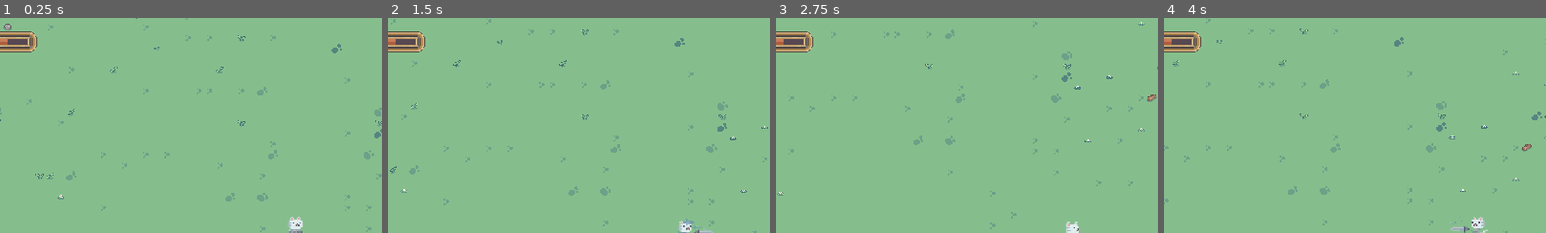
Above: before the commit, frames 1-4 (left to right).
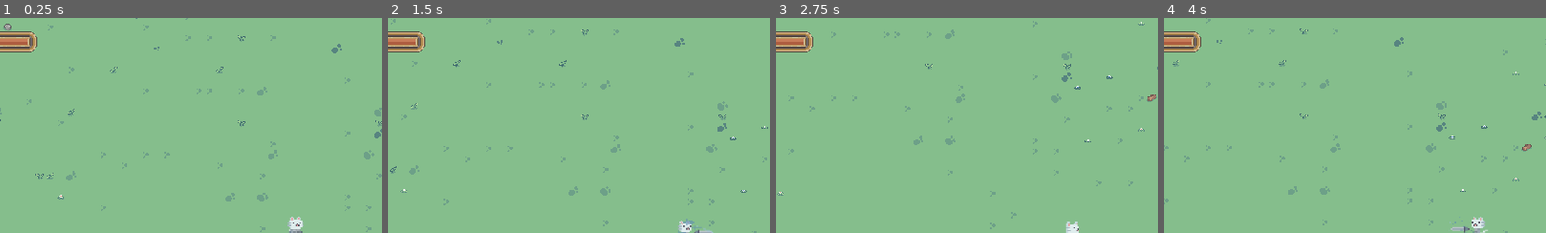
Above: after the commit, the same moments.

Repository: nesouro/cat-attack
Game: Godot game, scene res://scenes/main.tscn
Two runs of this game, one before a commit and one after it. Both use one fixed random seed, a clock stepped at 60 frames per second and the inputs below.
Inputs (mouse positions are % of the whole screen's width and height, from its top left):
- Up to frame 1 (0.25 s): no input
- Up to frame 2 (1.5 s): move the mouse to (72, 45) at 0.52 s; hold Right (move_right) 0.53-1.28 s; click (72, 45) at 0.6 s; move the mouse to (30, 55) at 1.27 s; hold Down (move_down) from 1.28 s (still down); click (30, 55) at 1.35 s
- Up to frame 3 (2.75 s): move the mouse to (60, 28) at 2.02 s; release Down (move_down) at 2.03 s; hold Right (move_right) from 2.03 s (still down); click (60, 28) at 2.1 s
- Up to frame 4 (4 s): move the mouse to (45, 70) at 2.77 s; release Right (move_right) at 2.78 s; hold Up (move_up) 2.78-3.53 s; click (45, 70) at 2.85 s; move the mouse to (80, 65) at 3.52 s; hold Left (move_left) from 3.53 s (still down); click (80, 65) at 3.6 s
The pictures show only the part of the screen within x 11-61%, y 0-50%; the shares and areas given below are measured in that part.

The runs differ from the first frame. In frame 1, 0.1% of the frame differs, in the area x 2-8%, y 9-13%; in frame 2, 0.1%; in frame 3, 0.1%; in frame 4, 0.1%.

Commit message:
[fix]: hud health bar damage interaction

Diff:
--- a/UI/HUD.gd
+++ b/UI/HUD.gd
@@ -2,24 +2,18 @@
 extends CanvasLayer
 
 @onready var timer_label: Label = %TimerLabel
-@onready var hp_progress_bar: TextureProgressBar = $hpBar
+@onready var hp_progress_bar: TextureProgressBar = $Panel/hpBar
 
 var time_elapsed: float = 0.0
 
+func _ready():
+	GameManager.player.hp_changed.connect(hp_update)
 
-func _ready():
-	#GameManager.player.max_hp.connect(hp_update)
-	#GameManager.player.hp.connect(hp_update)
-	pass
 
 func _process(delta):
 	timer_label.text = GameManager.time_elapsed_string
 
-	# update hp (to-do)
-	#hp_progress_bar.max_value = max_hp
-	#hp_progress_bar.value = hp
-
 ## hp update
-#func hp_update(hp: int, max_hp: int):
-	#hp_progress_bar.max_value = max_hp
-	#hp_progress_bar.value = hp
+func hp_update(hp: int, max_hp: int):
+	hp_progress_bar.max_value = max_hp
+	hp_progress_bar.value = hp
--- a/UI/HUD.tscn
+++ b/UI/HUD.tscn
@@ -57,7 +57,7 @@
 offset_right = 147.0
 offset_bottom = 8.0
 grow_vertical = 2
-value = 75.0
+value = 100.0
 texture_under = ExtResource("2_frk5t")
 texture_progress = ExtResource("3_te4m8")
 texture_progress_offset = Vector2(4, 4)
--- a/player/player.tscn
+++ b/player/player.tscn
@@ -18,6 +18,36 @@
 "transitions": PackedFloat32Array(1),
 "update": 1,
 "values": [Vector2i(0, 0)]
+}
+
+[sub_resource type="Animation" id="Animation_3p3ga"]
+resource_name = "attack"
+length = 0.6
+tracks/0/type = "value"
+tracks/0/imported = false
+tracks/0/enabled = true
+tracks/0/path = NodePath("Sprite2D:frame_coords")
+tracks/0/interp = 1
+tracks/0/loop_wrap = true
+tracks/0/keys = {
+"times": PackedFloat32Array(0, 0.1, 0.2, 0.3, 0.4, 0.5),
+"transitions": PackedFloat32Array(1, 1, 1, 1, 1, 1),
+"update": 1,
+"values": [Vector2i(1, 0), Vector2i(1, 1), Vector2i(1, 2), Vector2i(1, 3), Vector2i(1, 4), Vector2i(1, 5)]
+}
+tracks/1/type = "method"
+tracks/1/imported = false
+tracks/1/enabled = true
+tracks/1/path = NodePath(".")
+tracks/1/interp = 1
+tracks/1/loop_wrap = true
+tracks/1/keys = {
+"times": PackedFloat32Array(0.1),
+"transitions": PackedFloat32Array(1),
+"values": [{
+"args": [],
+"method": &"deal_damage"
+}]
 }
 
 [sub_resource type="Animation" id="Animation_7k15a"]
@@ -71,36 +101,6 @@
 "values": [Vector2i(4, 0), Vector2i(4, 1), Vector2i(4, 2), Vector2i(4, 3), Vector2i(4, 5)]
 }
 
-[sub_resource type="Animation" id="Animation_3p3ga"]
-resource_name = "attack"
-length = 0.6
-tracks/0/type = "value"
-tracks/0/imported = false
-tracks/0/enabled = true
-tracks/0/path = NodePath("Sprite2D:frame_coords")
-tracks/0/interp = 1
-tracks/0/loop_wrap = true
-tracks/0/keys = {
-"times": PackedFloat32Array(0, 0.1, 0.2, 0.3, 0.4, 0.5),
-"transitions": PackedFloat32Array(1, 1, 1, 1, 1, 1),
-"update": 1,
-"values": [Vector2i(1, 0), Vector2i(1, 1), Vector2i(1, 2), Vector2i(1, 3), Vector2i(1, 4), Vector2i(1, 5)]
-}
-tracks/1/type = "method"
-tracks/1/imported = false
-tracks/1/enabled = true
-tracks/1/path = NodePath(".")
-tracks/1/interp = 1
-tracks/1/loop_wrap = true
-tracks/1/keys = {
-"times": PackedFloat32Array(0.1),
-"transitions": PackedFloat32Array(1),
-"values": [{
-"args": [],
-"method": &"deal_damage"
-}]
-}
-
 [sub_resource type="AnimationLibrary" id="AnimationLibrary_dhlqi"]
 _data = {
 "RESET": SubResource("Animation_phdrw"),
@@ -150,3 +150,5 @@
 position = Vector2(0, -2)
 shape = SubResource("CircleShape2D_p1tnn")
 debug_color = Color(0.331014, 0.0393631, 0.125835, 0)
+
+[connection signal="hp_changed" from="." to="." method="_on_hp_changed"]
--- a/scripts/player.gd
+++ b/scripts/player.gd
@@ -137,9 +137,8 @@
 	if hp <= 0: return
 
 	hp -= amount
-	print("Player damaged: ", amount, ", hp: ", hp)
 
-	#emit_signal("hp_changed", hp, max_hp)
+	hp_changed.emit(hp, max_hp)
 
 	# change sprite when damaged
 	modulate = Color.ORANGE_RED
